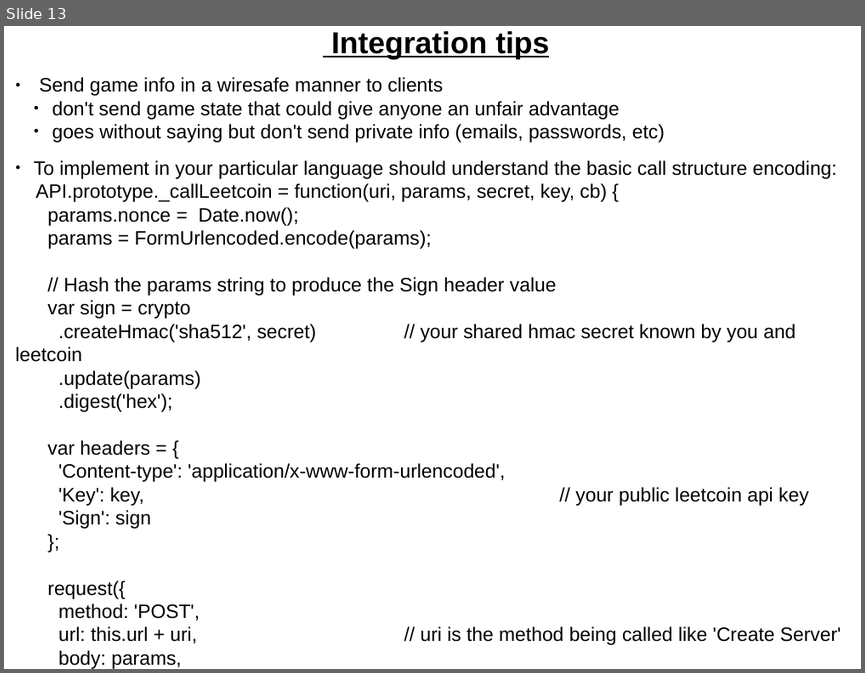
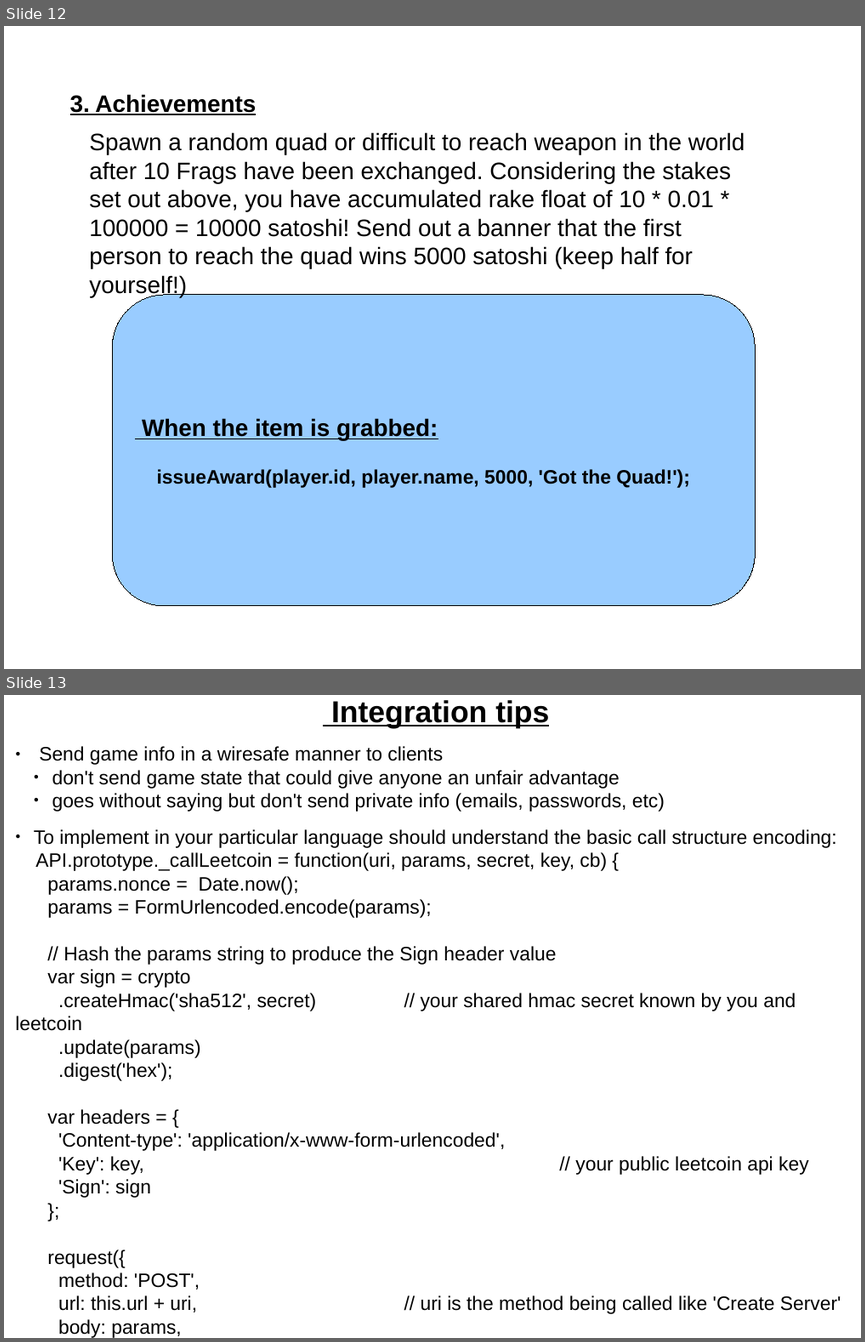
Before and after one commit to porkchop/leetcoin-api-slides, a slide deck: leetcoin-api.odp. Shown one above the other, each under a label of ours: slide 13 before the commit, slides 12 and 13 after it. The pictures are 865x673 and 865x1342 pixels, drawn with LibreOffice and Linux fonts; fonts in the diff are those of the drawing. Boxes give left, top, right and bottom in pixels: in the first picture for what was removed or moved away, otherwise in the second. Text is boxed around its words. In the diff, an @@ line names an element or a change of style, - is before the commit and + after.

```diff
--- a/leetcoin-api.odp
+++ b/leetcoin-api.odp
@@ slide 12 added at [4, 26, 861, 669], background #FFFFFF @@
@@ text added at [70, 94, 256, 115], 22 pt, text #000000, bold, underline @@
+3. Achievements
@@ text added at [89, 132, 745, 297], 22 pt, text #000000 @@
+Spawn a random quad or difficult to reach weapon in the world after 10 Frags have been exchanged. Considering the stakes set out above, you have accumulated rake float of 10 * 0.01 * 100000 = 10000 satoshi! Send out a banner that the first person to reach the quad wins 5000 satoshi (keep half for yourself!)
@@ rounded rectangle added at [112, 295, 755, 606], fill #99CCFF, outline #000000 0 pt, 18 pt, text #000000, bold @@
+When the item is grabbed:
+issueAward(player.id, player.name, 5000, 'Got the Quad!');
```
Also in this commit, not shown: 1 slide changed, 1 other slide added, 2 slides removed.
